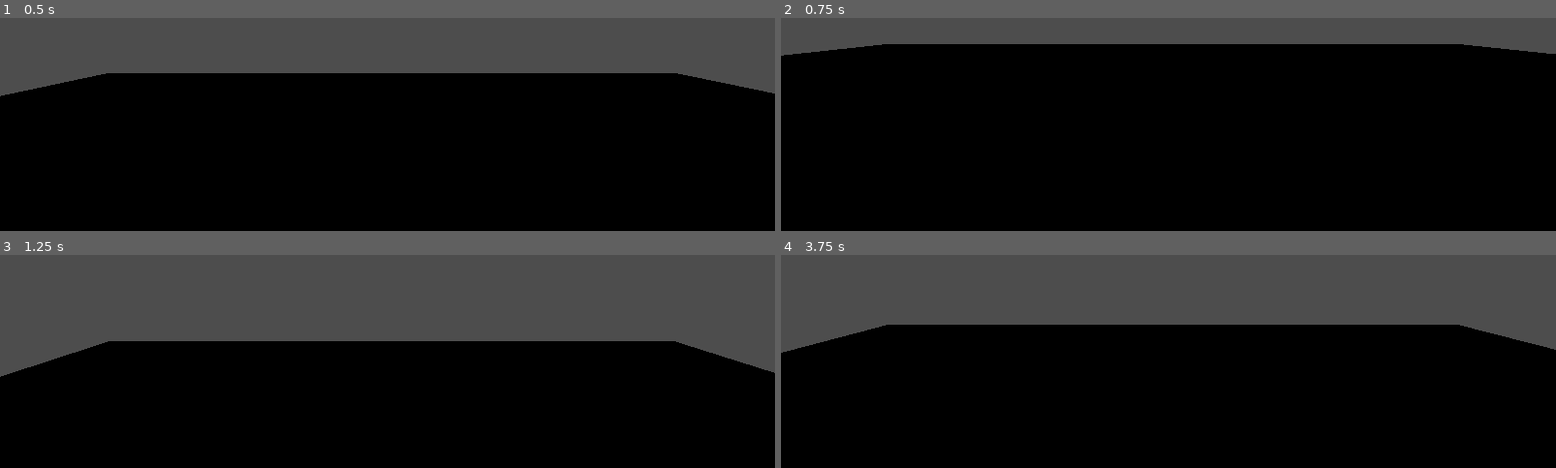
Above: before the commit, frames 1-4 (two rows, left to right).
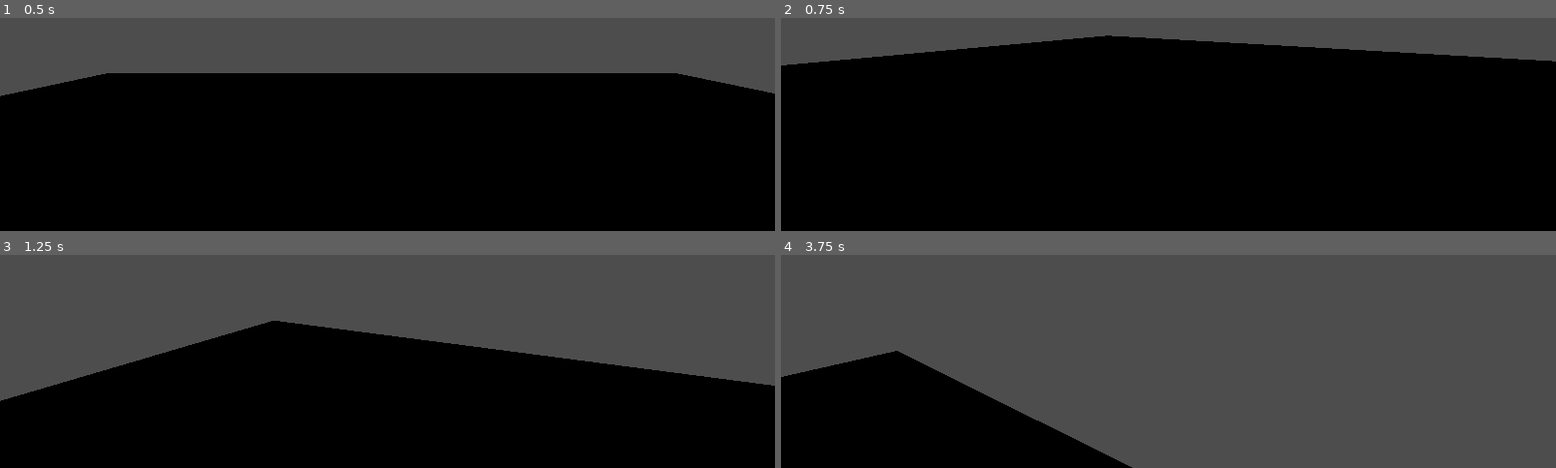
Above: after the commit, the same moments.

Repository: KobiWare/Feiler-File-Manager-2.0
Game: Godot game, scene res://scenes/main.tscn
The game is run twice, just before and just after one commit, with the same random seed, the same clock (stepped at 60 frames per second) and the same inputs.
Inputs:
- Up to frame 1 (0.5 s): no input
- Up to frame 2 (0.75 s): tap Enter (ui_accept) at 0.5 s; hold D (right, bound only after the commit) from 0.53 s (still down)
- Up to frame 3 (1.25 s): keep holding D (right, bound only after the commit); tap Enter (ui_accept) at 0.77 s
- Up to frame 4 (3.75 s): release D (right, bound only after the commit) at 1.28 s; hold Down (ui_down) 1.28-2.03 s; tap Enter (ui_accept) at 1.52, 3.02 s; hold D (right, bound only after the commit) 2.03-2.78 s; hold Up (ui_up) 2.78-3.53 s; hold A (left, bound only after the commit) from 3.53 s (still down)

Frame 1 is identical in both runs. In frame 2, 3.0% of the frame differs, in the area x 0-100%, y 8-23%; in frame 3, 7.6%; in frame 4, 50%, in the area x 0-100%, y 32-100%.

Commit message:
made floor bigger and rotation is a and d

Diff:
--- a/project.godot
+++ b/project.godot
@@ -14,3 +14,16 @@
 run/main_scene="res://scenes/main.tscn"
 config/features=PackedStringArray("4.0", "Forward Plus")
 config/icon="res://icon.svg"
+
+[input]
+
+left={
+"deadzone": 0.5,
+"events": [Object(InputEventKey,"resource_local_to_scene":false,"resource_name":"","device":-1,"window_id":0,"alt_pressed":false,"shift_pressed":false,"ctrl_pressed":false,"meta_pressed":false,"pressed":false,"keycode":0,"physical_keycode":65,"key_label":0,"unicode":97,"echo":false,"script":null)
+]
+}
+right={
+"deadzone": 0.5,
+"events": [Object(InputEventKey,"resource_local_to_scene":false,"resource_name":"","device":-1,"window_id":0,"alt_pressed":false,"shift_pressed":false,"ctrl_pressed":false,"meta_pressed":false,"pressed":false,"keycode":0,"physical_keycode":68,"key_label":0,"unicode":100,"echo":false,"script":null)
+]
+}
--- a/scripts/CharacterBody3D.gd
+++ b/scripts/CharacterBody3D.gd
@@ -18,7 +18,7 @@
 		velocity.y = JUMP_VELOCITY
 
 	# Get the input direction and handle the movement/deceleration.
-	# As good practice, you should replace UI actions with custom gameplay actions.
+	# As good practice, you should replace UI actions with custom gameplay actions. @pyro DO THIS PLZ!!!!!!
 	var input_dir = Input.get_vector("ui_left", "ui_right", "ui_up", "ui_down")
 	var direction = (transform.basis * Vector3(input_dir.x, 0, input_dir.y)).normalized()
 	if direction:
@@ -27,5 +27,10 @@
 	else:
 		velocity.x = move_toward(velocity.x, 0, SPEED)
 		velocity.z = move_toward(velocity.z, 0, SPEED)
+	if(Input.is_action_pressed("left")):
+		rotate_y(1.0)
+	elif(Input.is_action_pressed("right")):
+		rotate_y(-1.0)
+
 
 	move_and_slide()
